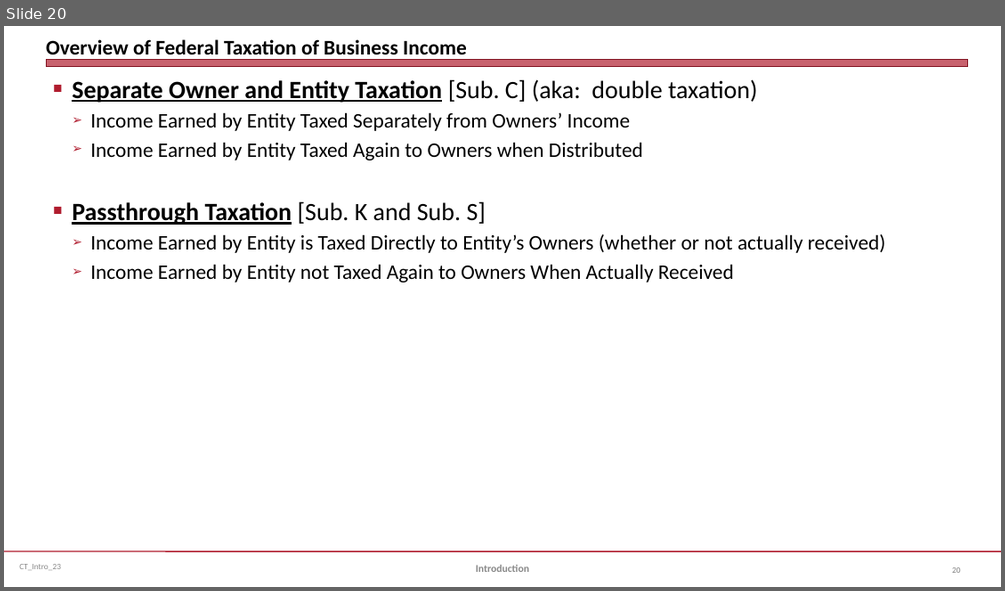
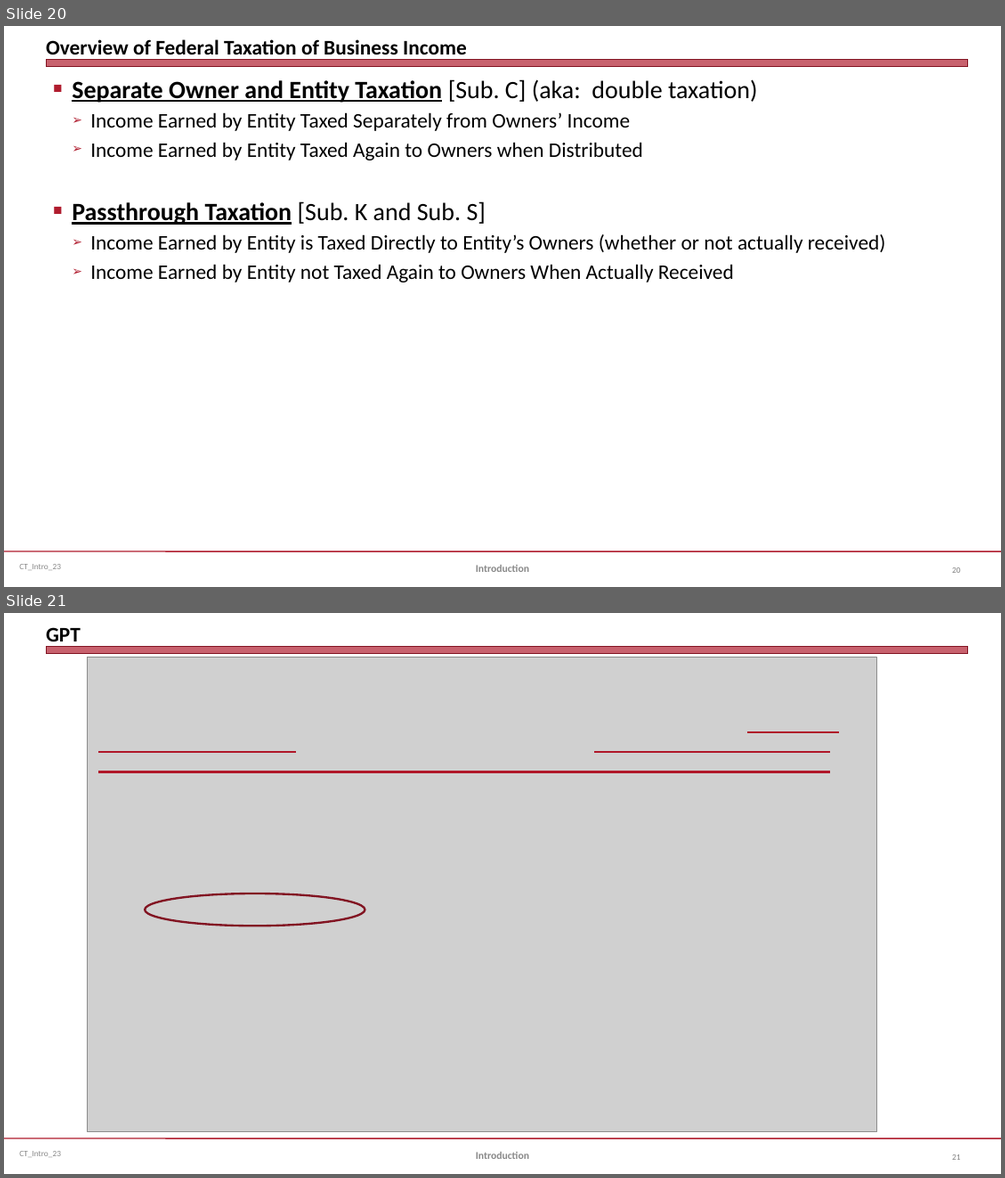
Before and after one commit to jmc877/Corporate-Tax, a slide deck: slides/CT_Intro_23.pptx. Shown one above the other, each under a label of ours: slide 20 before the commit, slides 20 and 21 after it. The pictures are 1005x591 and 1005x1178 pixels, drawn with LibreOffice and Linux fonts; fonts in the diff are those of the drawing; grey boxes stand for pictures. Boxes give left, top, right and bottom in pixels: in the first picture for what was removed or moved away, otherwise in the second. Text is boxed around its words. In the diff, an @@ line names an element or a change of style, - is before the commit and + after.

```diff
--- a/slides/CT_Intro_23.pptx
+++ b/slides/CT_Intro_23.pptx
@@ slide 21 added at (4,613,1001,1174), background #FFFFFF; not listed: 3 template elements that a slide beside it also shows @@
@@ title added at (46,627,81,647), 20 pt, text #000000, bold @@
+GPT
@@ picture added at (88,657,877,1132) @@
@@ line added from (747, 732) to (840, 732), #B0182A 2 pt @@
@@ line added from (98, 751) to (296, 751), #B0182A 2 pt @@
@@ line added from (98, 771) to (830, 771), #B0182A 2 pt @@
@@ line added from (594, 752) to (830, 752), #B0182A 2 pt @@
@@ ellipse added at (145,893,365,925), outline #821522 2 pt @@
@@ text added at (476,1151,529,1159), 10 pt, text #898989, bold @@
+Introduction
@@ page number added at (952,1154,960,1159), 8 pt, text #808080 @@
+21
```
Also in this commit, not shown: 1 slide changed, 5 other files.
